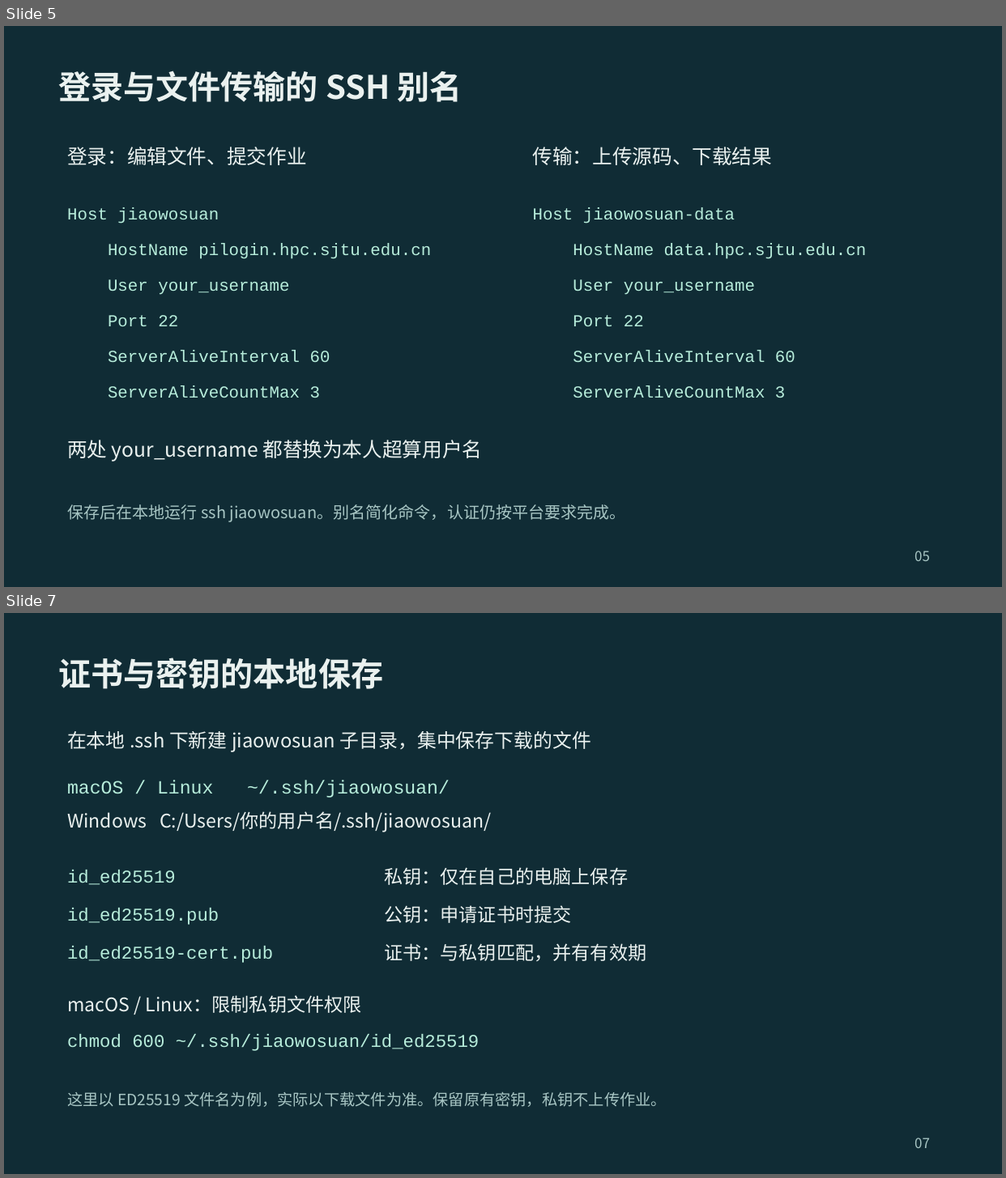
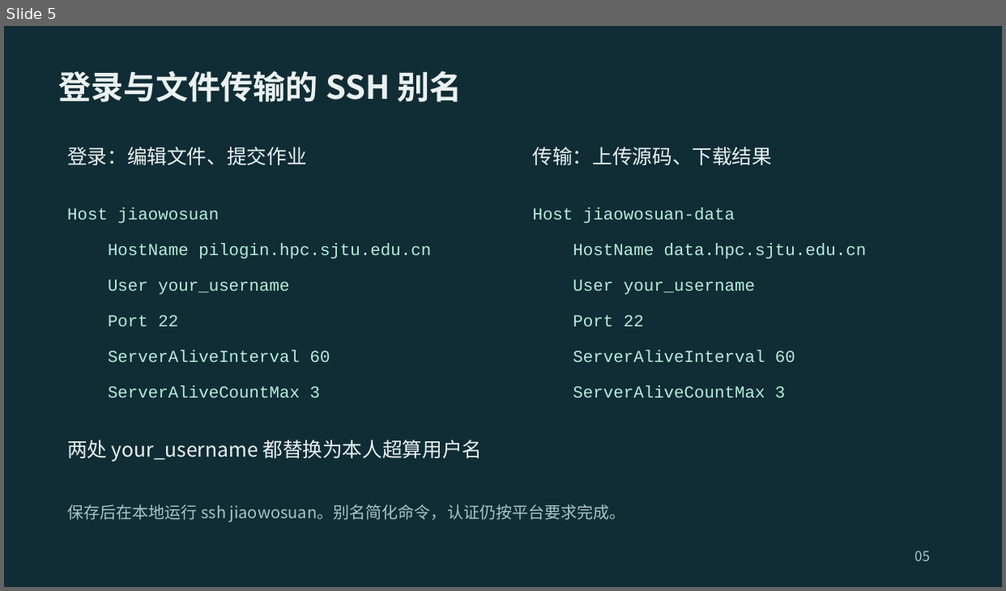
Before and after one commit to 2026-fall-calabs/calabs-2026-fall-starter, a slide deck: docs/交我算平台Lab运行指南-学生版.pptx. Shown one above the other, each under a label of ours: slides 5 and 7 before the commit, slide 5 after it; the slides between them are not shown. The pictures are 1006x1178 and 1006x591 pixels, drawn with LibreOffice and Linux fonts; fonts in the diff are those of the drawing. Boxes give left, top, right and bottom in pixels: in the first picture for what was removed or moved away, otherwise in the second. Text is boxed around its words. In the diff, an @@ line names an element or a change of style, - is before the commit and + after.

```diff
--- a/docs/交我算平台Lab运行指南-学生版.pptx
+++ b/docs/交我算平台Lab运行指南-学生版.pptx
@@ slide 7 removed at <box>4,613,1002,1174</box>, background #102C35 @@
@@ text removed at <box>59,658,383,689</box> @@
-证书与密钥的本地保存
@@ text removed at <box>67,731,591,752</box> @@
-在本地 .ssh 下新建 jiaowosuan 子目录，集中保存下载的文件
@@ text removed at <box>67,780,450,798</box> @@
-macOS / Linux ~/.ssh/jiaowosuan/
@@ text removed at <box>67,811,491,833</box> @@
-Windows C:/Users/你的用户名/.ssh/jiaowosuan/
@@ text removed at <box>67,870,176,885</box> @@
-id_ed25519
@@ text removed at <box>384,867,628,885</box> @@
-私钥：仅在自己的电脑上保存
@@ text removed at <box>67,908,219,925</box> @@
-id_ed25519.pub
@@ text removed at <box>384,905,571,923</box> @@
-公钥：申请证书时提交
@@ text removed at <box>67,946,273,963</box> @@
-id_ed25519-cert.pub
@@ text removed at <box>384,943,646,962</box> @@
-证书：与私钥匹配，并有有效期
@@ text removed at <box>67,995,362,1013</box> @@
-macOS / Linux：限制私钥文件权限
@@ text removed at <box>67,1034,479,1051</box> @@
-chmod 600 ~/.ssh/jiaowosuan/id_ed25519
@@ text removed at <box>67,1093,667,1107</box> @@
-这里以 ED25519 文件名为例，实际以下载文件为准。保留原有密钥，私钥不上传作业。
@@ text removed at <box>914,1138,930,1148</box> @@
-07
```
Also in this commit, not shown: 19 slides changed, 2 slides added, 1 other file.
